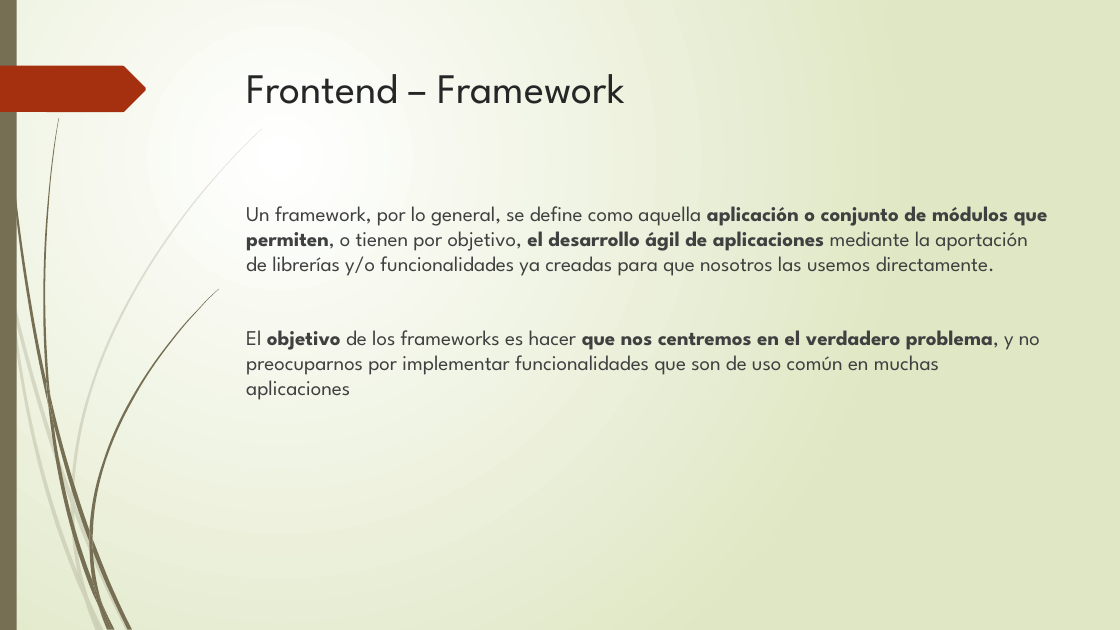
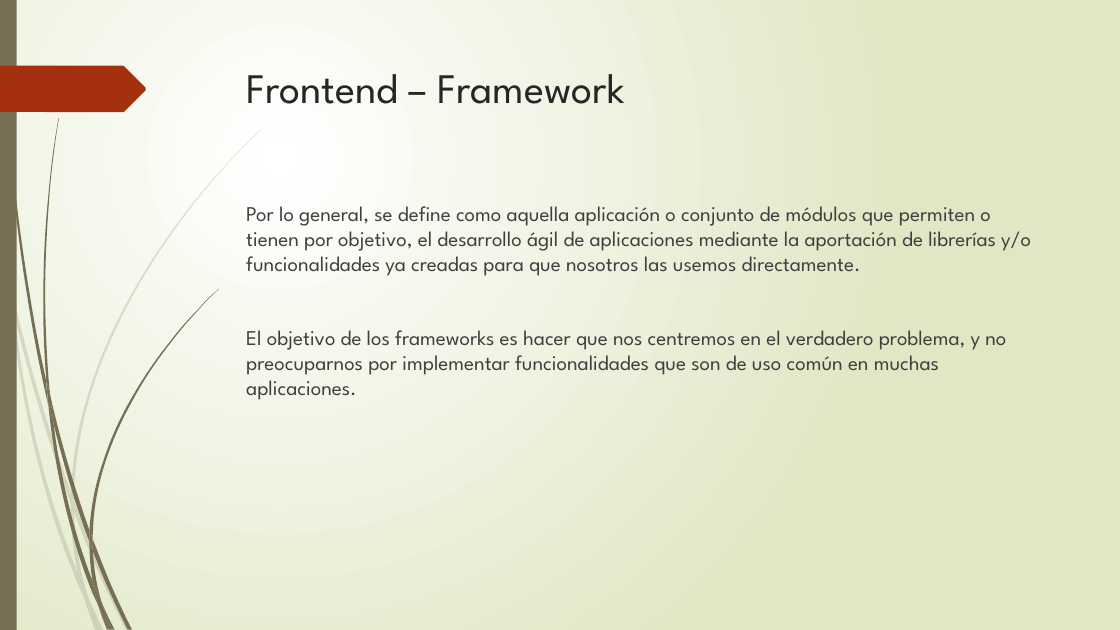
Before and after one commit to mickyys/ppt, a slide deck: slide 5 of Frontend.pptx. Drawn at 1120x630 pixels with LibreOffice and Linux fonts; fonts in the diff are those of the drawing. Boxes give left, top, right and bottom in pixels: in the first picture for what was removed or moved away, otherwise in the second. Text is boxed around its words. In the diff, an @@ line names an element or a change of style, - is before the commit and + after.

```diff
--- a/Frontend.pptx
+++ b/Frontend.pptx
@@ text at [246,206,1031,400]: text changed @@
-Un framework, por lo general, se define como aquella aplicación o conjunto de módulos que permiten, o tienen por objetivo, el desarrollo ágil de aplicaciones mediante la aportación de librerías y/o funcionalidades ya creadas para que nosotros las usemos directamente.
-El objetivo de los frameworks es hacer que nos centremos en el verdadero problema, y no preocuparnos por implementar funcionalidades que son de uso común en muchas aplicaciones
+Por lo general, se define como aquella aplicación o conjunto de módulos que permiten o tienen por objetivo, el desarrollo ágil de aplicaciones mediante la aportación de librerías y/o funcionalidades ya creadas para que nosotros las usemos directamente.
+El objetivo de los frameworks es hacer que nos centremos en el verdadero problema, y no preocuparnos por implementar funcionalidades que son de uso común en muchas aplicaciones.
```
Also in this commit, not shown: 1 other slide changed, 10 slides added.
